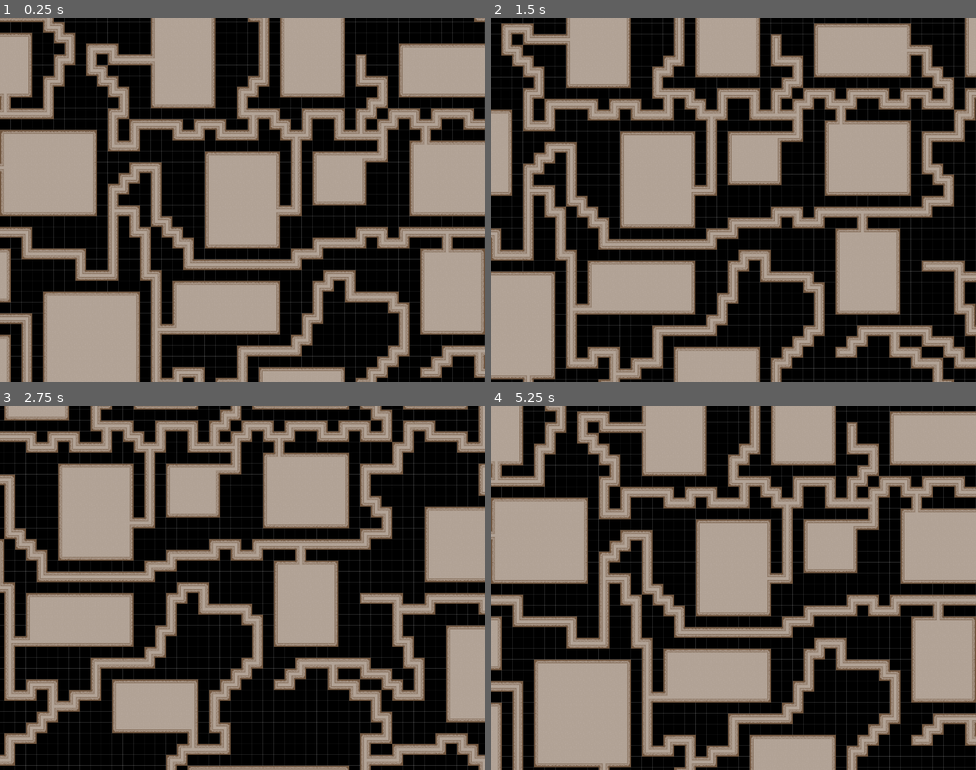
Above: before the commit, frames 1-4 (two rows, left to right).
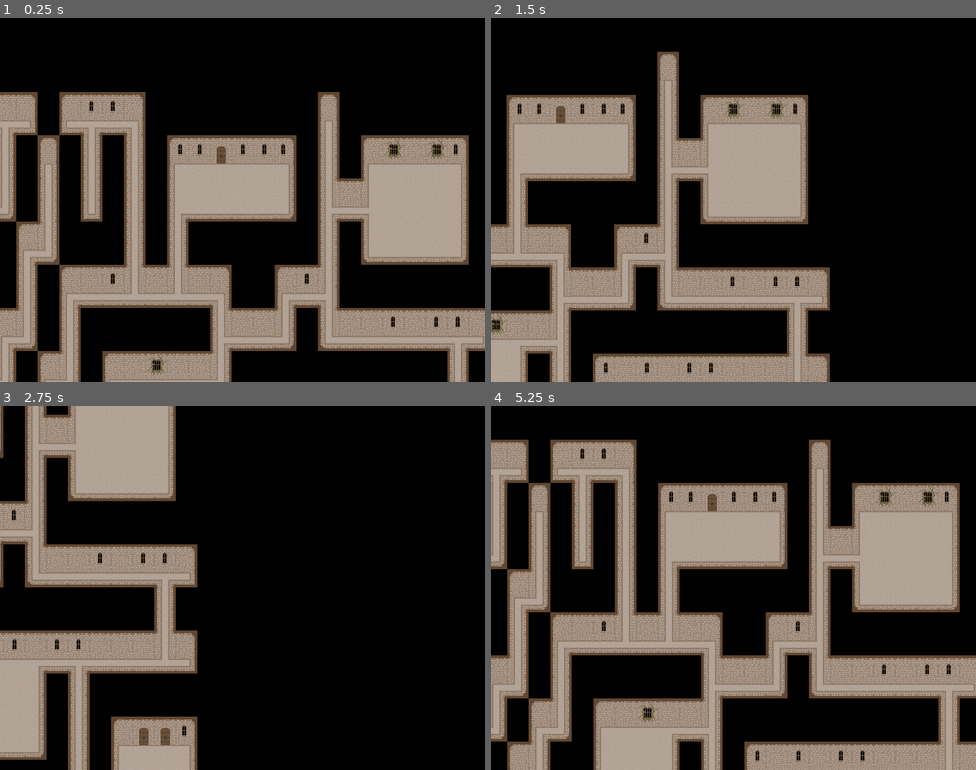
Above: after the commit, the same moments.

Repository: Taedenn/Procedural_Dungeon_Generator
Game: Godot game, scene res://scenes/auto_tile.tscn
Same seed, same stepped clock (60 frames per second), same inputs: the game is played once before the commit and once after it.
Inputs:
- Up to frame 1 (0.25 s): no input
- Up to frame 2 (1.5 s): tap Enter at 0.5 s; hold Right (ui_right) 0.53-1.28 s; hold Down (ui_down) from 1.28 s (still down)
- Up to frame 3 (2.75 s): release Down (ui_down) at 2.03 s; hold Right (ui_right) from 2.03 s (still down)
- Up to frame 4 (5.25 s): release Right (ui_right) at 2.78 s; hold Up (ui_up) 2.78-3.53 s; hold Left (ui_left) 3.53-5.03 s; hold Down (ui_down) from 5.03 s (still down)

The runs differ from the first frame. In frame 1, 66% of the frame differs, in the area x 0-100%, y 0-100%; in frame 2, 61%; in frame 3, 57%; in frame 4, 67%.

Commit message:
art + multiple pass recursion

Diff:
--- a/procedural-dungeon/scenes/auto_tile.tscn
+++ b/procedural-dungeon/scenes/auto_tile.tscn
@@ -804,9 +804,68 @@
 0:4/0/physics_layer_0/polygon_1/points = PackedVector2Array(16, -32, 5.33333, -32, 5.33333, 32, 16, 32)
 0:4/0/terrains_peering_bit/bottom_side = 0
 0:4/0/terrains_peering_bit/top_side = 0
+8:0/0 = 0
+8:0/0/terrain_set = 1
+8:0/0/terrain = 0
+8:0/0/physics_layer_0/polygon_0/points = PackedVector2Array(-16, -32, 16, -32, 16, 10.6667, -16, 10.6667)
+8:0/0/physics_layer_0/polygon_1/points = PackedVector2Array(-16, 21.3333, -5.33333, 21.3333, -5.33333, 32, -16, 32, -16, 21.3333)
+8:0/0/physics_layer_0/polygon_2/points = PackedVector2Array(5.33333, 21.3333, 16, 21.3333, 16, 32, 5.33333, 32, 5.33333, 21.3333)
+8:0/0/terrains_peering_bit/right_side = 0
+8:0/0/terrains_peering_bit/bottom_side = 0
+8:0/0/terrains_peering_bit/left_side = 0
+9:0/0 = 0
+9:0/0/terrain_set = 1
+9:0/0/terrain = 0
+9:0/0/physics_layer_0/polygon_0/points = PackedVector2Array(-16, -32, 16, -32, 16, 10.6667, -16, 10.6667)
+9:0/0/terrains_peering_bit/right_side = 0
+9:0/0/terrains_peering_bit/bottom_right_corner = 0
+9:0/0/terrains_peering_bit/bottom_side = 0
+9:0/0/terrains_peering_bit/bottom_left_corner = 0
+9:0/0/terrains_peering_bit/left_side = 0
+9:1/0 = 0
+9:1/0/terrain_set = 1
+9:1/0/terrain = 0
+9:1/0/physics_layer_0/polygon_0/points = PackedVector2Array(-16, -32, 16, -32, 16, 10.6667, -16, 10.6667)
+9:1/0/physics_layer_0/polygon_1/points = PackedVector2Array(-16, 21.3333, 16, 21.3333, 16, 32, -16, 32)
+9:1/0/terrains_peering_bit/right_side = 0
+9:1/0/terrains_peering_bit/left_side = 0
+10:1/0 = 0
+10:1/0/terrain_set = 1
+10:1/0/terrain = 0
+10:1/0/physics_layer_0/polygon_0/points = PackedVector2Array(16, -32, -16, -32, -16, 10.6667, 16, 10.6667)
+10:1/0/physics_layer_0/polygon_1/points = PackedVector2Array(16, 10.6667, 5.33333, 10.6667, 5.33333, 32, 16, 32)
+10:1/0/terrains_peering_bit/bottom_side = 0
+10:1/0/terrains_peering_bit/bottom_left_corner = 0
+10:1/0/terrains_peering_bit/left_side = 0
+10:0/0 = 0
+10:0/0/terrain_set = 1
+10:0/0/terrain = 0
+10:0/0/physics_layer_0/polygon_0/points = PackedVector2Array(-16, -32, 16, -32, 16, 10.6667, -16, 10.6667)
+10:0/0/physics_layer_0/polygon_1/points = PackedVector2Array(-16, 10.6667, -5.33333, 10.6667, -5.33333, 32, -16, 32)
+10:0/0/terrains_peering_bit/right_side = 0
+10:0/0/terrains_peering_bit/bottom_right_corner = 0
+10:0/0/terrains_peering_bit/bottom_side = 0
+10:3/0 = 0
+10:3/0/terrain_set = 1
+10:3/0/terrain = 0
+10:3/0/physics_layer_0/polygon_0/points = PackedVector2Array(16, -32, -16, -32, -16, 10.6667, 16, 10.6667)
+10:3/0/terrains_peering_bit/right_side = 0
+10:3/0/terrains_peering_bit/bottom_right_corner = 0
+10:3/0/terrains_peering_bit/bottom_side = 0
+10:3/0/terrains_peering_bit/bottom_left_corner = 0
+10:3/0/terrains_peering_bit/left_side = 0
+10:2/0 = 0
+10:2/0/terrain_set = 1
+10:2/0/terrain = 0
+10:2/0/physics_layer_0/polygon_0/points = PackedVector2Array(16, -32, -16, -32, -16, 10.6667, 16, 10.6667)
+10:2/0/terrains_peering_bit/right_side = 0
+10:2/0/terrains_peering_bit/bottom_right_corner = 0
+10:2/0/terrains_peering_bit/bottom_side = 0
+10:2/0/terrains_peering_bit/bottom_left_corner = 0
+10:2/0/terrains_peering_bit/left_side = 0
 
 [sub_resource type="TileSet" id="TileSet_o8o5x"]
-tile_size = Vector2i(32, 32)
+tile_size = Vector2i(32, 64)
 physics_layer_0/collision_layer = 1
 terrain_set_0/mode = 0
 terrain_set_0/terrain_0/name = "Indoor"
@@ -819,14 +878,10 @@
 
 [node name="Auto_Tile" type="Node2D"]
 script = ExtResource("1_pk6on")
-terrain_set = 0
-grid_size = Vector2i(32, 32)
-map_width = 100
-map_height = 100
-draw_grid = true
-num_rooms = 100
-min_room_size = Vector2i(5, 5)
-tiles_to_cull = 40.0
+num_rooms = 8
+min_room_size = Vector2i(4, 2)
+max_room_size = Vector2i(6, 3)
+tiles_to_cull = 0.0
 
 [node name="TileMapLayer" type="TileMapLayer" parent="."]
 tile_set = SubResource("TileSet_o8o5x")
@@ -837,6 +892,7 @@
 speed = 300
 
 [node name="Camera2D" type="Camera2D" parent="Camera"]
+zoom = Vector2(2, 2)
 
 [node name="Sprite2D" type="Sprite2D" parent="Camera"]
 z_index = -5
--- a/procedural-dungeon/scripts/auto_tile.gd
+++ b/procedural-dungeon/scripts/auto_tile.gd
@@ -9,7 +9,7 @@
 
 # height/width of dungeon bounds
 @export var map_width = 32
-@export var map_height = 32
+@export var map_height = 16
 @export var draw_grid: bool = false
 
 @export var num_rooms = 5
@@ -227,32 +227,39 @@
 	tiles.set_cells_terrain_connect(fill_tiles, terrain_set, terrain, true)
 
 func cull_corridors():
-	var attempts = 0
-	var cull_count = 0
 	var cull_goal = int(corridor_tiles.size() * (tiles_to_cull * 0.01))
-	cull_corridors_recursive(attempts, cull_count, cull_goal)
-
-func cull_corridors_recursive(attempts: int, cull_count: int, cull_goal: int):
+	var total_culled = 0
+	var passes = 0
+
+	while total_culled < cull_goal and passes < max_attempts * 100:
+		passes += 1
+		var culled_this_pass = _cull_pass(cull_goal - total_culled)
+		if culled_this_pass == 0:
+			break
+
+		total_culled += culled_this_pass
+	if total_culled > 0:
+		tiles.set_cells_terrain_connect(corridor_tiles, terrain_set, 0, true)
+
+func _cull_pass(culls_this_pass: int) -> int:
 	## cull corridor tiles surrounded by at least 3 empty tiles
-	if cull_count >= cull_goal or attempts >= max_attempts * 100:
-		return
-
-	var percentage: float = tiles_to_cull * 0.01
 	var cull_tiles: Array[Vector2i] = []
 	var corridors_to_check = corridor_tiles.duplicate()
 	corridors_to_check.shuffle()
+
+	var percentage: float = tiles_to_cull * 0.01
+
 	for current in corridors_to_check:
-		if cull_count >= cull_goal or attempts >= max_attempts * 100:
+		if cull_tiles.size() >= culls_this_pass:
 			break
-
-		if (is_isolated_corridor_tile(current) and randf() <= percentage):
+		if is_isolated_corridor_tile(current) and randf() <= percentage:
 			corridor_tiles.erase(current)
 			cull_tiles.append(current)
-			# print("culled tile: ", current, " count: ", cull_count + 1, "/", tiles_to_cull, " attempts: ", attempts + 1, "/", max_attempts * 100)
-
-			tiles.set_cells_terrain_connect(cull_tiles, terrain_set, -1, true)
-			cull_corridors_recursive(attempts + 1, cull_count + 1, cull_goal)
-			return
+	if not cull_tiles.is_empty():
+		tiles.set_cells_terrain_connect(cull_tiles, terrain_set, -1, true)
+
+	return cull_tiles.size()
+
 
 func reduce_array(arr: Array) -> Array:
 	var working_array = arr.duplicate()
Binary file changed: procedural-dungeon/assets/raya_stretched_tileset.png
Not shown, changed: procedural-dungeon/assets/raya_stretched_tileset.png~
